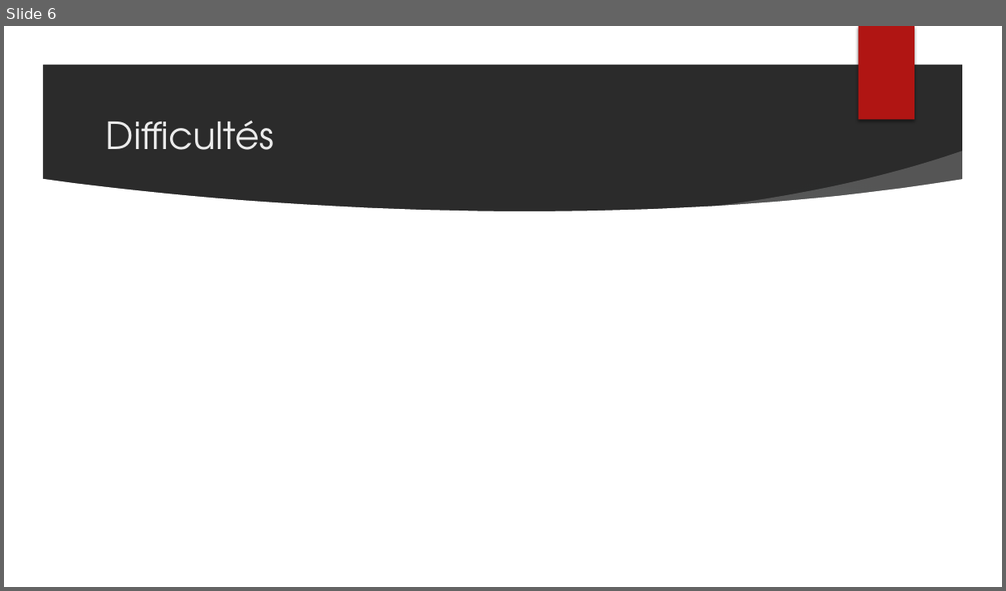
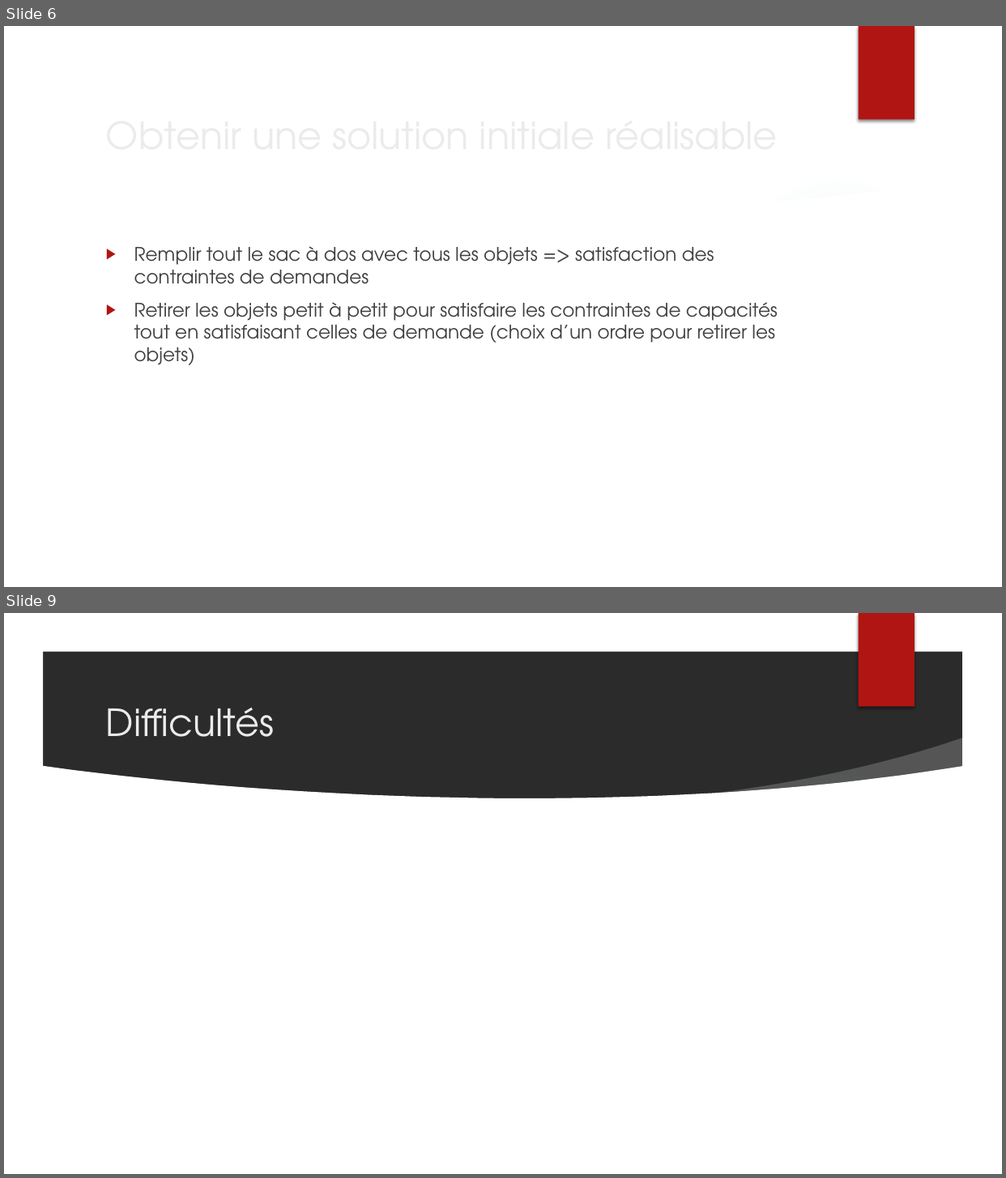
Before and after one commit to jordane-quincy/M2_MetaHeuristique, a slide deck: TP/Soutenance.pptx. Shown one above the other, each under a label of ours: slide 6 before the commit, slides 6 and 9 after it; the slides between them are not shown. The pictures are 1006x591 and 1006x1178 pixels, drawn with LibreOffice and Linux fonts; fonts in the diff are those of the drawing; background and template pictures are left out; a plain dark background stands for a picture behind light text. Boxes give left, top, right and bottom in pixels: in the first picture for what was removed or moved away, otherwise in the second. Text is boxed around its words. In the diff, an @@ line names an element or a change of style, - is before the commit and + after.

```diff
--- a/TP/Soutenance.pptx
+++ b/TP/Soutenance.pptx
@@ slide 6 added at box(4, 26, 1002, 587), background picture (left out); not listed: 7 template elements that a slide beside it also shows @@
@@ title added at box(98, 105, 820, 163), 36 pt, text #EBEBEB @@
+Obtenir une solution initiale réalisable
@@ text added at box(134, 246, 778, 365), 18 pt, text #404040 @@
+▶ Remplir tout le sac à dos avec tous les objets => satisfaction des contraintes de demandes
+▶ Retirer les objets petit à petit pour satisfaire les contraintes de capacités tout en satisfaisant celles de demande (choix d’un ordre pour retirer les objets)
@@ what was slide 6 is now slide 9 @@
```
Also in this commit, not shown: 2 slides changed, 3 other slides added.
